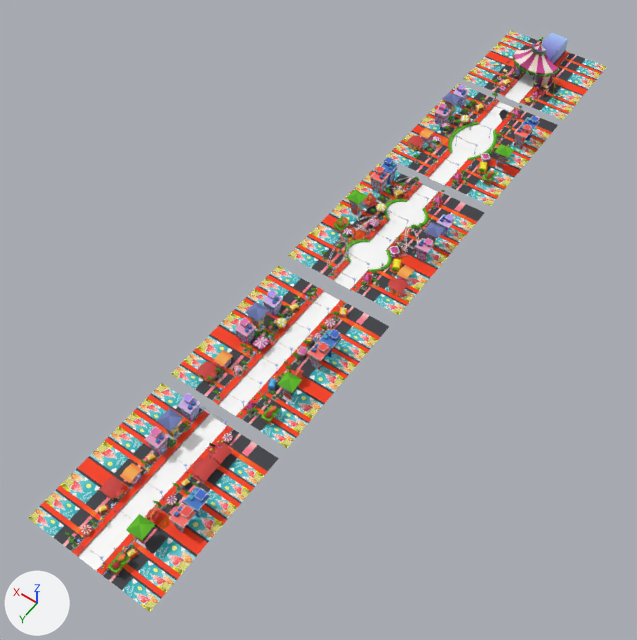
Two versions of the FBX model Assets/ArtWork/PreBakedEnvironments/Carnival/carnival_new.fbx, one commit apart.
The view is the same before and after, from a 50 mm camera at (-14.6, 65.8, 96.1) aimed at (32.9, -0.7, -8.4). The axes (+X, +Y, +Z) are drawn at lower left. The lights are the same throughout. Where no turn or scale is listed for an object, it has been applied to the vertices.

In view in the first picture: 'BuildingsGate', 'base1', 'base2', 'base3', 'base4', 'baseRoad', 'buildings2', 'buildings3', 'buildings4', 'builldings1', 'builldings2', 'builldings3', 'builldings4', 'road1', 'road2', 'road3'.
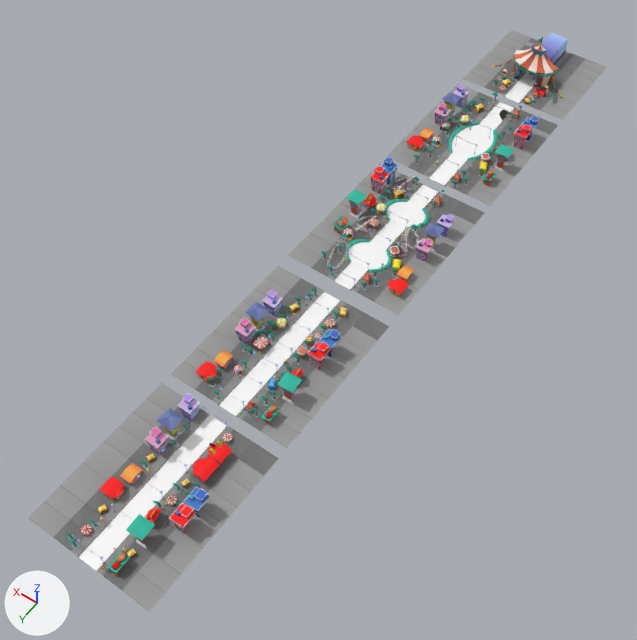
The edits, one by one:
Picture 'atlas_1_city_Final_new updated.png' (img_atlas_1_city_final_new_updated_png) is new.
Material 'City_Complete_Final:Atlas_1' (mat_city_complete_final_atlas_1) changes its picture from img_gradients1_psd to img_atlas_1_city_final_new_updated_png.

Pixel boxes (x1, y1, x2, y2) of what changed, in the pictures (637 x 640 px):
'base1', surface changed: (28, 383, 279, 612) in both
'base2', surface changed: (171, 266, 389, 448) in both
'base3', surface changed: (288, 163, 484, 315) in both
'base4', surface changed: (386, 84, 558, 206) in both
'builldings1', surface changed: (65, 396, 233, 576) in both
'baseRoad', surface changed: (463, 30, 607, 120) in both
'builldings2', surface changed: (195, 289, 342, 425) in both
'buildings3', surface changed: (321, 177, 445, 290) in both
'builldings3', surface changed: (333, 157, 455, 297) in both
'BuildingsGate', surface changed (pink to red): (493, 36, 566, 104) in both
'buildings2', surface changed: (207, 288, 348, 418) in both
'builldings4', surface changed: (406, 85, 539, 186) in both
'buildings4', surface changed: (413, 92, 522, 188) in both
